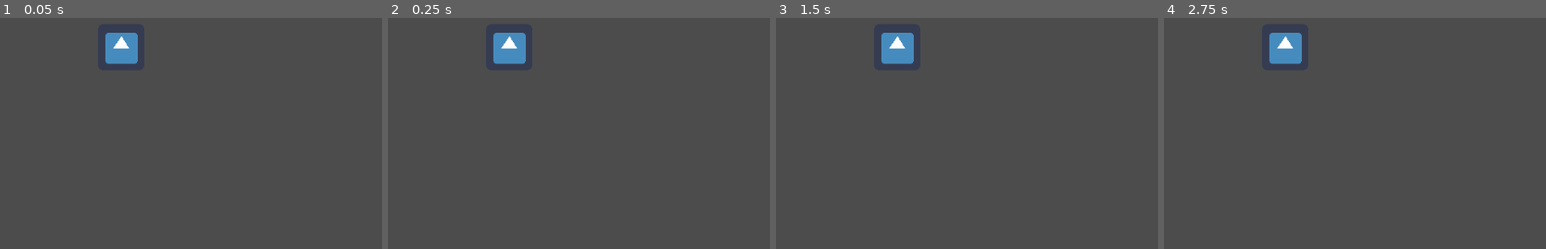
Above: before the commit, frames 1-4 (left to right).
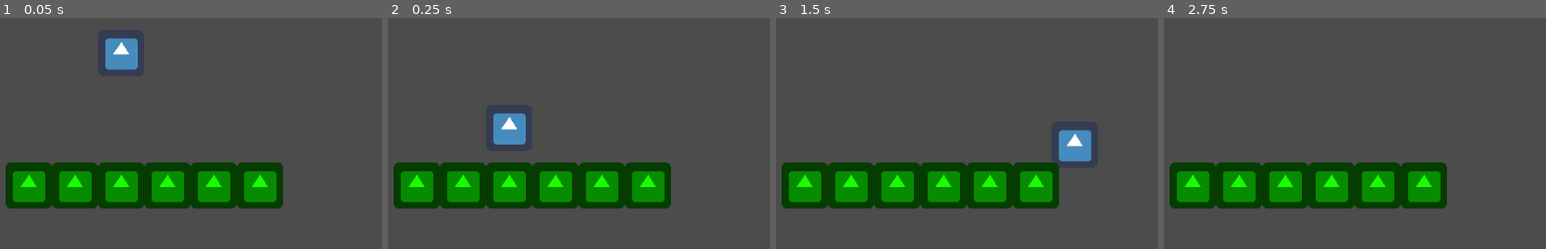
Above: after the commit, the same moments.

Repository: tuto193/gd_Project
Game: Godot game, scene res://oGame.tscn
Two runs of this game, one before a commit and one after it. Both use one fixed random seed, a clock stepped at 60 frames per second and the inputs below. Before the commit the project has no main scene; this scene is started directly in both runs. The engine's default icon, where the game draws it, is replaced by a stand-in: a white triangle on a blue panel in a dark square.
Inputs:
- Up to frame 1 (0.05 s): no input
- Up to frame 2 (0.25 s): no input
- Up to frame 3 (1.5 s): hold Right (player_RIGHT) from 0.53 s (still down); tap Up (player_UP) at 0.6, 0.77, 1.07, 1.35 s
- Up to frame 4 (2.75 s): tap Up (player_UP) at 1.52, 1.82, 2.1 s; release Right (player_RIGHT) at 2.03 s; hold Left (player_LEFT) from 2.03 s (still down)

The runs differ from the first frame. In frame 1, 15% of the frame differs, in the area x 1-75%, y 6-83%; in frame 2, 17%; in frame 3, 17%, in the area x 1-83%, y 6-83%; in frame 4, 16%.
Error before the commit: Parse Error: Non-static function "is_action_pressed" can only be called from an instance. (res://playerBody.gd:30)

Commit message:
More movement

Diff:
--- a/oGame.tscn
+++ b/oGame.tscn
@@ -1,9 +1,14 @@
-[gd_scene load_steps=4 format=2]
+[gd_scene load_steps=5 format=2]
 
 [ext_resource path="res://playerBody.gd" type="Script" id=1]
 [ext_resource path="res://icon.png" type="Texture" id=2]
 
 [sub_resource type="RectangleShape2D" id=1]
+
+custom_solver_bias = 0.0
+extents = Vector2( 10, 10 )
+
+[sub_resource type="RectangleShape2D" id=2]
 
 custom_solver_bias = 0.0
 extents = Vector2( 10, 10 )
@@ -28,3 +33,159 @@
 [node name="playerSprite" type="Sprite" parent="playerBody" index="1"]
 
 texture = ExtResource( 2 )
+
+[node name="block" type="StaticBody2D" parent="." index="1"]
+
+editor/display_folded = true
+position = Vector2( 480, 512 )
+input_pickable = false
+collision_layer = 1
+collision_mask = 1
+constant_linear_velocity = Vector2( 0, 0 )
+constant_angular_velocity = 0.0
+friction = 1.0
+bounce = 0.0
+__meta__ = {
+"_edit_group_": true
+}
+
+[node name="CollisionShape2D" type="CollisionShape2D" parent="block" index="0"]
+
+position = Vector2( -4.76837e-06, -4.76837e-06 )
+scale = Vector2( 2.46154, 2.46154 )
+shape = SubResource( 2 )
+
+[node name="blockSprite" type="Sprite" parent="block" index="1"]
+
+modulate = Color( 0.101562, 1, 0, 1 )
+texture = ExtResource( 2 )
+
+[node name="block5" type="StaticBody2D" parent="." index="2"]
+
+editor/display_folded = true
+position = Vector2( 416, 512 )
+input_pickable = false
+collision_layer = 1
+collision_mask = 1
+constant_linear_velocity = Vector2( 0, 0 )
+constant_angular_velocity = 0.0
+friction = 1.0
+bounce = 0.0
+__meta__ = {
+"_edit_group_": true
+}
+
+[node name="CollisionShape2D" type="CollisionShape2D" parent="block5" index="0"]
+
+position = Vector2( -4.76837e-06, -4.76837e-06 )
+scale = Vector2( 2.46154, 2.46154 )
+shape = SubResource( 2 )
+
+[node name="blockSprite" type="Sprite" parent="block5" index="1"]
+
+modulate = Color( 0.101562, 1, 0, 1 )
+texture = ExtResource( 2 )
+
+[node name="block6" type="StaticBody2D" parent="." index="3"]
+
+editor/display_folded = true
+position = Vector2( 352, 512 )
+input_pickable = false
+collision_layer = 1
+collision_mask = 1
+constant_linear_velocity = Vector2( 0, 0 )
+constant_angular_velocity = 0.0
+friction = 1.0
+bounce = 0.0
+__meta__ = {
+"_edit_group_": true
+}
+
+[node name="CollisionShape2D" type="CollisionShape2D" parent="block6" index="0"]
+
+position = Vector2( -4.76837e-06, -4.76837e-06 )
+scale = Vector2( 2.46154, 2.46154 )
+shape = SubResource( 2 )
+
+[node name="blockSprite" type="Sprite" parent="block6" index="1"]
+
+modulate = Color( 0.101562, 1, 0, 1 )
+texture = ExtResource( 2 )
+
+[node name="block2" type="StaticBody2D" parent="." index="4"]
+
+editor/display_folded = true
+position = Vector2( 544, 512 )
+input_pickable = false
+collision_layer = 1
+collision_mask = 1
+constant_linear_velocity = Vector2( 0, 0 )
+constant_angular_velocity = 0.0
+friction = 1.0
+bounce = 0.0
+__meta__ = {
+"_edit_group_": true
+}
+
+[node name="CollisionShape2D" type="CollisionShape2D" parent="block2" index="0"]
+
+position = Vector2( -4.76837e-06, -4.76837e-06 )
+scale = Vector2( 2.46154, 2.46154 )
+shape = SubResource( 2 )
+
+[node name="blockSprite" type="Sprite" parent="block2" index="1"]
+
+modulate = Color( 0.101562, 1, 0, 1 )
+texture = ExtResource( 2 )
+
+[node name="block3" type="StaticBody2D" parent="." index="5"]
+
+editor/display_folded = true
+position = Vector2( 608, 512 )
+input_pickable = false
+collision_layer = 1
+collision_mask = 1
+constant_linear_velocity = Vector2( 0, 0 )
+constant_angular_velocity = 0.0
+friction = 1.0
+bounce = 0.0
+__meta__ = {
+"_edit_group_": true
+}
+
+[node name="CollisionShape2D" type="CollisionShape2D" parent="block3" index="0"]
+
+position = Vector2( -4.76837e-06, -4.76837e-06 )
+scale = Vector2( 2.46154, 2.46154 )
+shape = SubResource( 2 )
+
+[node name="blockSprite" type="Sprite" parent="block3" index="1"]
+
+modulate = Color( 0.101562, 1, 0, 1 )
+texture = ExtResource( 2 )
+
+[node name="block4" type="StaticBody2D" parent="." index="6"]
+
+editor/display_folded = true
+position = Vector2( 672, 512 )
+input_pickable = false
+collision_layer = 1
+collision_mask = 1
+constant_linear_velocity = Vector2( 0, 0 )
+constant_angular_velocity = 0.0
+friction = 1.0
+bounce = 0.0
+__meta__ = {
+"_edit_group_": true
+}
+
+[node name="CollisionShape2D" type="CollisionShape2D" parent="block4" index="0"]
+
+position = Vector2( -4.76837e-06, -4.76837e-06 )
+scale = Vector2( 2.46154, 2.46154 )
+shape = SubResource( 2 )
+
+[node name="blockSprite" type="Sprite" parent="block4" index="1"]
+
+modulate = Color( 0.101562, 1, 0, 1 )
+texture = ExtResource( 2 )
--- a/playerBody.gd
+++ b/playerBody.gd
@@ -1,7 +1,7 @@
 extends KinematicBody2D
 
 # class member variables go here, for example:
-const UP = Vector2( 0, 1 )
+const UP = Vector2( 0, -1 )
 const GRAVITY = 80
 const MAX_SPEED_FALL = 500
 const MAX_SPEED_X = 300
@@ -12,7 +12,6 @@
 func _ready():
 	# Called when the node is added to the scene for the first time.
 	# Initialization here
-	player_speed = Vector2(0,0)
 	pass
 
 func _process(delta):
@@ -24,15 +23,14 @@
 		if( player_speed.y < MAX_SPEED_FALL ):
 			player_speed.y += GRAVITY
 	# Here is the player movement handled
-	if InputEvent.is_action_just_pressed("player_UP"):
+	if Input.is_action_just_pressed("player_UP"):
 		if is_on_floor():
 			player_speed.y = JUMP_SPEED
-	elif InputEvent.is_action_pressed("player_RIGHT"):
+	elif Input.is_action_pressed("player_RIGHT"):
 		if player_speed.x < MAX_SPEED_X:
 			player_speed.x += ACCEL_X
-	elif InputEvent.is_action_pressed( "player_LEFT" ):
+	elif Input.is_action_pressed( "player_LEFT" ):
 		if player_speed.x > -MAX_SPEED_X:
 			player_speed.x -= ACCEL_X
-
-
-	pass
+	# The player movement method is then updated
+	move_and_slide( player_speed, UP )
--- a/project.godot
+++ b/project.godot
@@ -11,6 +11,7 @@
 [application]
 
 config/name="Metroidvania"
+run/main_scene="res://oGame.tscn"
 config/icon="res://icon.png"
 
 [input]
